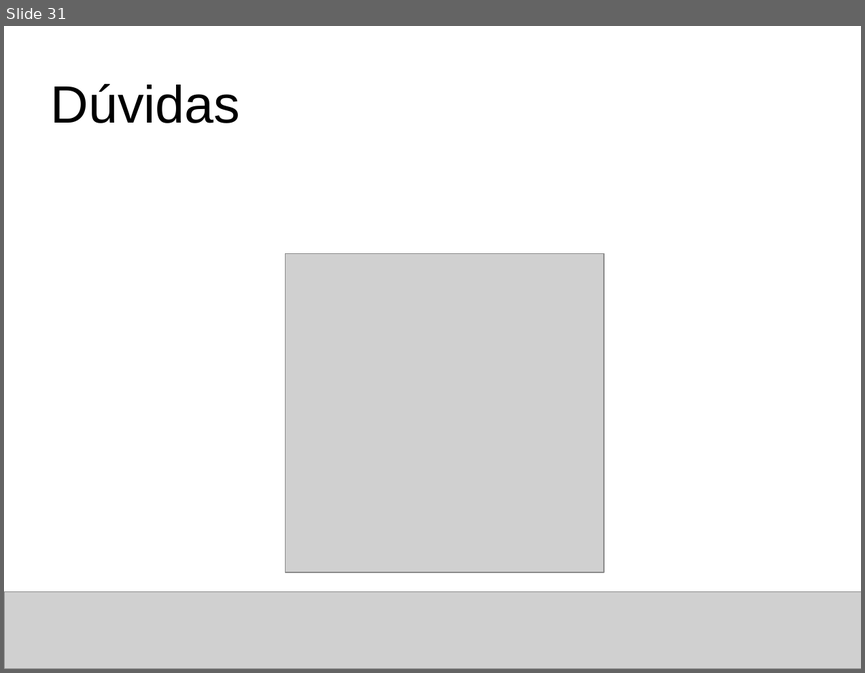
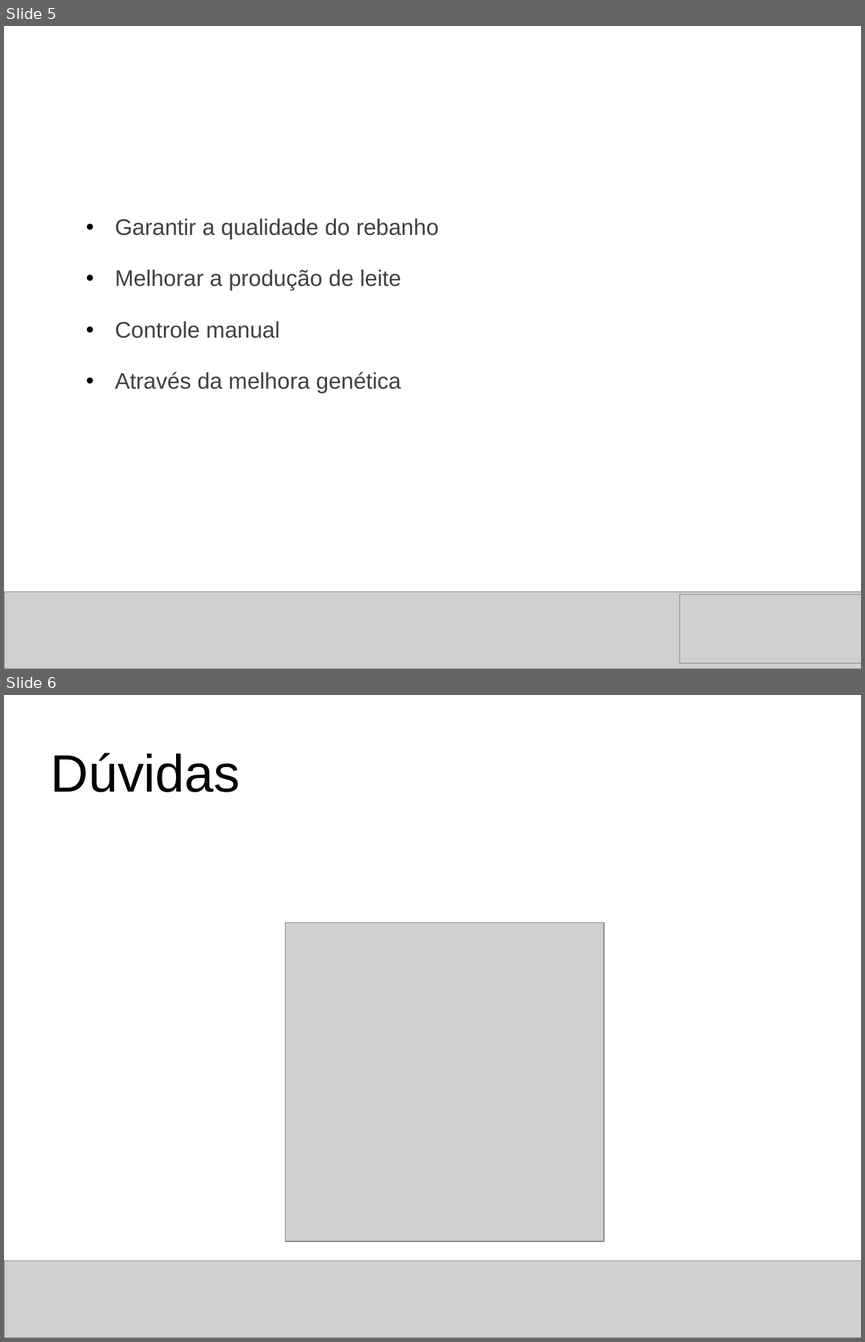
Before and after one commit to thiagoalvsantos/sabrh, a slide deck: Concepção/projeto_final_sabrh_apresentacao_proposta.ppt. Shown one above the other, each under a label of ours: slide 31 before the commit, slides 5 and 6 after it. The pictures are 865x673 and 865x1342 pixels, drawn with LibreOffice and Linux fonts; fonts in the diff are those of the drawing; grey boxes stand for pictures; background and template pictures are left out. Boxes give left, top, right and bottom in pixels: in the first picture for what was removed or moved away, otherwise in the second. Text is boxed around its words. In the diff, an @@ line names an element or a change of style, - is before the commit and + after.

```diff
--- a/Concepção/projeto_final_sabrh_apresentacao_proposta.ppt
+++ b/Concepção/projeto_final_sabrh_apresentacao_proposta.ppt
@@ slide 5 added at [4, 26, 861, 669], background picture (left out) @@
@@ title added at [50, 56, 814, 155], 49 pt, text #FFFFFF @@
+O Problema
@@ text added at [115, 218, 439, 393], 21 pt, text #404040 @@
+  • Garantir a qualidade do rebanho
+  • Melhorar a produção de leite
+  • Controle manual
+  • Através da melhora genética
@@ picture added at [4, 592, 861, 669] @@
@@ picture added at [679, 594, 861, 663] @@
@@ what was slide 31 is now slide 6 @@
```
Also in this commit, not shown: 2 slides changed, 2 other slides added, 28 slides removed.
